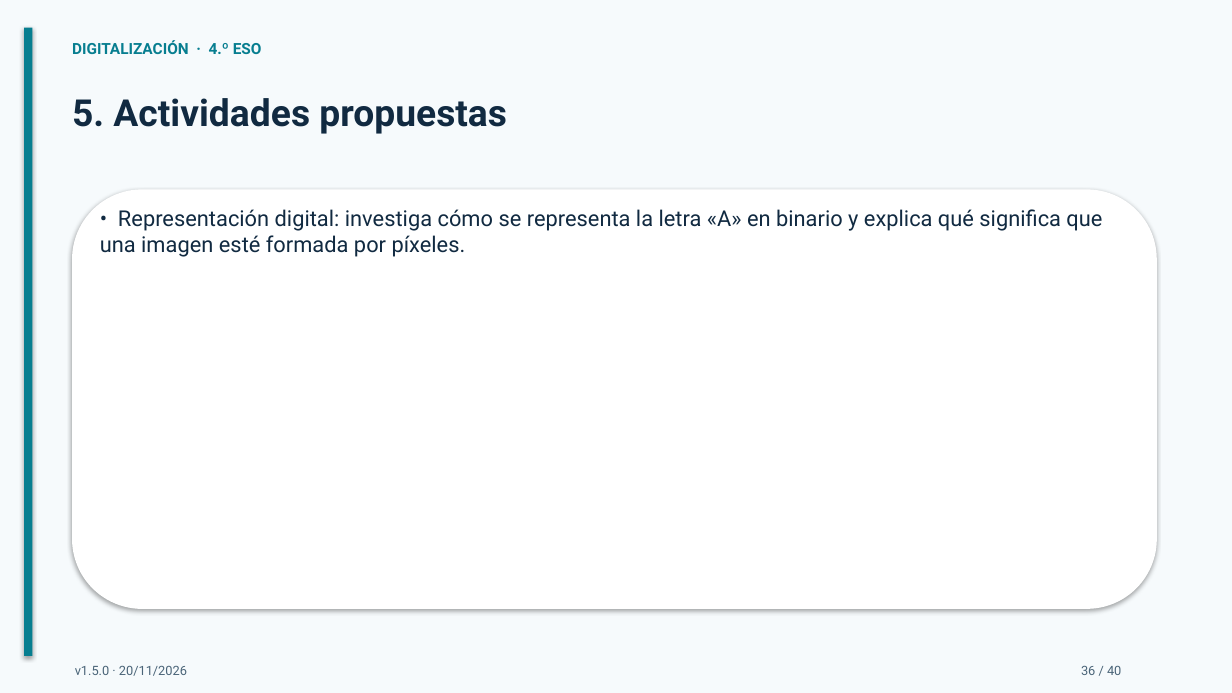
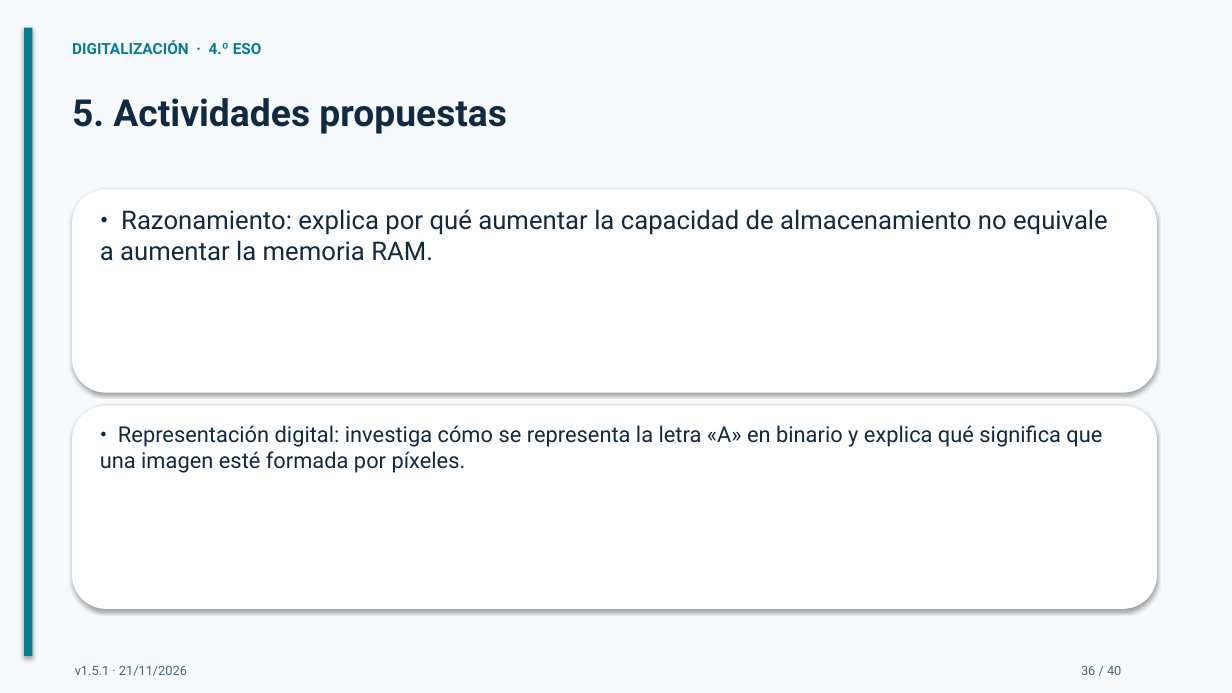
Before and after one commit to bitschips/digitaliza4, a slide deck: slide 36 of temas/tema-01-arquitectura-de-ordenadores/presentaciones/tema-01-arquitectura-de-ordenadores.pptx. Drawn at 1232x693 pixels with LibreOffice and Linux fonts; fonts in the diff are those of the drawing. Boxes give left, top, right and bottom in pixels: in the first picture for what was removed or moved away, otherwise in the second. Text is boxed around its words. In the diff, an @@ line names an element or a change of style, - is before the commit and + after.

```diff
--- a/temas/tema-01-arquitectura-de-ordenadores/presentaciones/tema-01-arquitectura-de-ordenadores.pptx
+++ b/temas/tema-01-arquitectura-de-ordenadores/presentaciones/tema-01-arquitectura-de-ordenadores.pptx
@@ rounded rectangle resized from (x1=72, y1=189, x2=1157, y2=609) to (x1=72, y1=189, x2=1157, y2=393) @@
@@ text added at (x1=100, y1=209, x2=1108, y2=261), 20 pt, text #112A41 @@
+• Razonamiento: explica por qué aumentar la capacidad de almacenamiento no equivale a aumentar la memoria RAM.
@@ rounded rectangle added at (x1=72, y1=406, x2=1157, y2=609), fill #FFFFFF @@
@@ text "• Representación digital: investiga cómo ..." moved from (x1=100, y1=209, x2=1102, y2=257) to (x1=100, y1=425, x2=1102, y2=473) @@
@@ text at (x1=75, y1=666, x2=187, y2=676): text changed @@
-v1.5.0 · 20/11/2026
+v1.5.1 · 21/11/2026
```
Also in this commit, not shown: 39 other slides changed, 2 other files.
